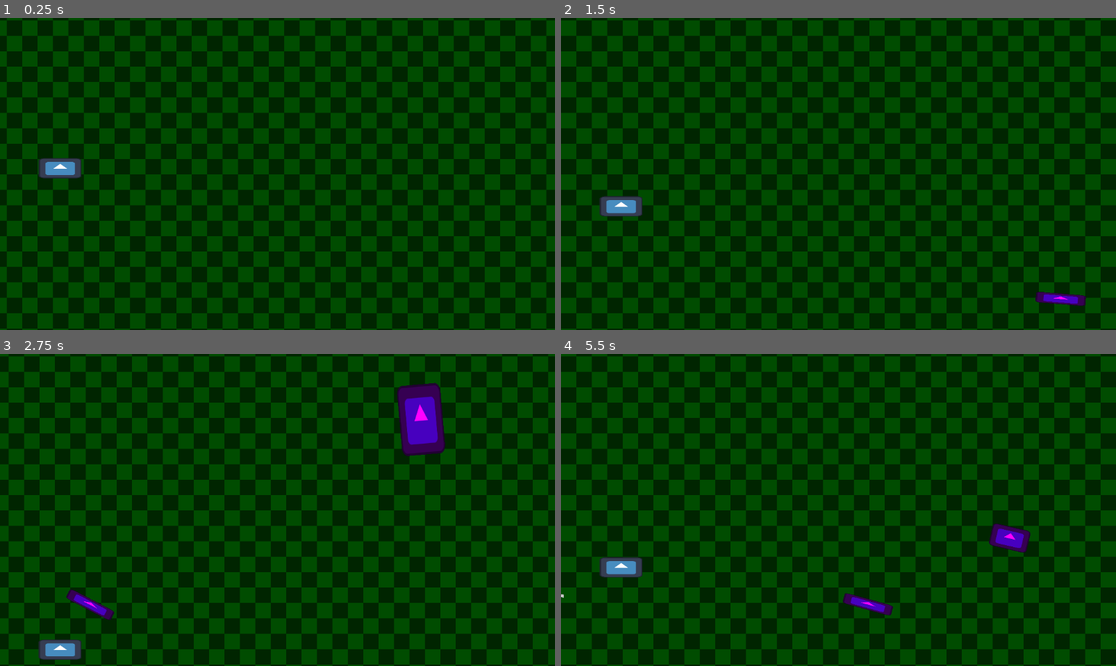
Above: before the commit, frames 1-4 (two rows, left to right).
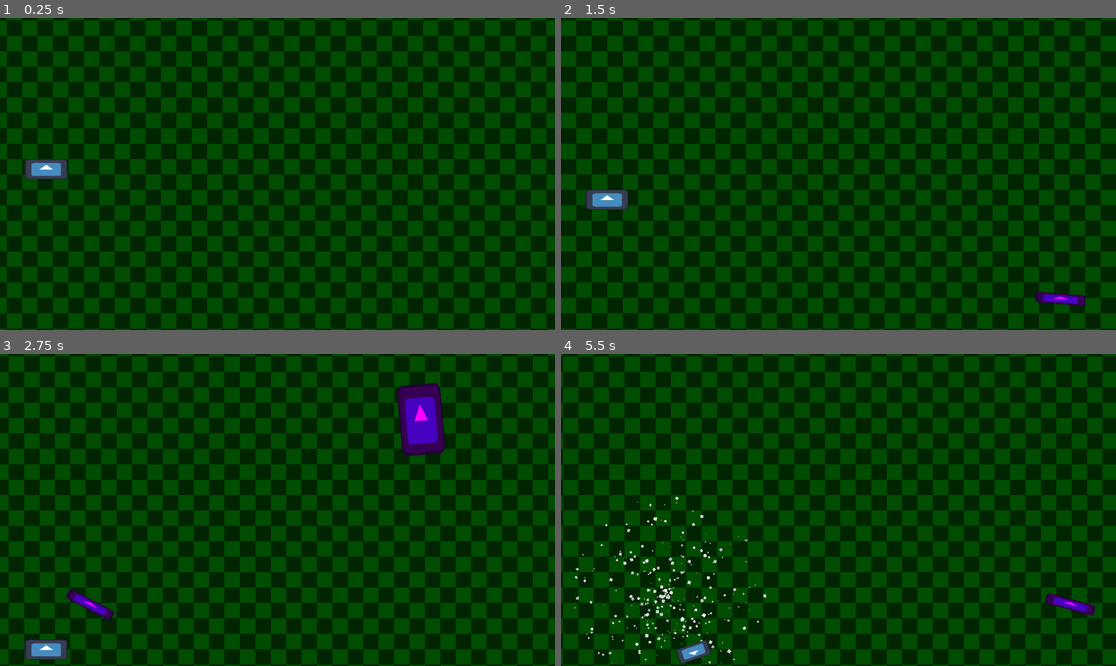
Above: after the commit, the same moments.

Repository: UHSGDC/alfred-the-dipping-bird
Game: Godot game, scene res://scenes/midwest/midwest_minigame.tscn
Same seed, same stepped clock (60 frames per second), same inputs: the game is played once before the commit and once after it. This scene is started directly instead of the project's main scene. The engine's default icon, where the game draws it, is replaced by a stand-in: a white triangle on a blue panel in a dark square.
Inputs:
- Up to frame 1 (0.25 s): no input
- Up to frame 2 (1.5 s): tap Enter (minigame_tester_reinstance) at 0.5 s; hold D (right) 0.53-1.28 s; tap Space (interact) at 0.6 s; hold S (down) from 1.28 s (still down); tap Backspace (minigame_tester_end) at 1.35 s
- Up to frame 3 (2.75 s): release S (down) at 2.03 s; hold D (right) from 2.03 s (still down); hold Enter (minigame_tester_reinstance) from 2.03 s (still down)
- Up to frame 4 (5.5 s): release D (right) at 2.78 s; release Enter (minigame_tester_reinstance) at 2.78 s; hold W (up) 2.78-3.53 s; tap Space (interact) at 2.85, 5.1 s; hold Backspace (minigame_tester_end) 3.53-4.28 s; hold A (left) 3.53-5.03 s; tap Enter (minigame_tester_reinstance) at 4.35 s; hold S (down) from 5.03 s (still down)

The runs differ from the first frame. In frame 1, 0.5% of the frame differs, in the area x 4-15%, y 44-52%; in frame 2, 0.7%; in frame 3, 0.5%; in frame 4, 85%, in the area x 0-100%, y 0-100%.

Commit message:
prep for playtest
- separated print debug from debug mode
- adjusted level
- lowered speed
- increased tornado death distance

Diff:
--- a/scenes/midwest/midwest_minigame.tscn
+++ b/scenes/midwest/midwest_minigame.tscn
@@ -96,12 +96,13 @@
 script = ExtResource("1_6cg3t")
 
 [node name="Player" type="Area2D" parent="." node_paths=PackedStringArray("top_left_bound", "bot_right_bound", "camera")]
-position = Vector2(-300, 312)
+position = Vector2(-314, 314)
 collision_layer = 0
 script = ExtResource("2_8757x")
 top_left_bound = NodePath("../PlayerCamera/LeftPlayerBound")
 bot_right_bound = NodePath("../PlayerCamera/RightPlayerBound")
 camera = NodePath("../PlayerCamera")
+print_debug_messages = true
 
 [node name="Sprite2D" type="Sprite2D" parent="Player"]
 position = Vector2(-2.86102e-06, -1.43051e-06)
@@ -199,7 +200,7 @@
 angular_velocity = -0.349066
 
 [node name="Animal6" parent="Obstacles" instance=ExtResource("4_qgnbj")]
-position = Vector2(7120, 319)
+position = Vector2(7213, 302)
 linear_velocity = Vector2(-80, -30)
 angular_velocity = -0.872665
 
@@ -298,7 +299,7 @@
 angular_velocity = -0.174533
 
 [node name="BarnBit8" parent="Obstacles" instance=ExtResource("6_7utqy")]
-position = Vector2(6847, 249)
+position = Vector2(6940, 232)
 linear_velocity = Vector2(-20, 10)
 angular_velocity = -0.174533
 
@@ -406,10 +407,10 @@
 position = Vector2(151, 324)
 
 [node name="LeftPlayerBound" type="Marker2D" parent="PlayerCamera"]
-position = Vector2(-520, -290)
+position = Vector2(-480, -290)
 
 [node name="RightPlayerBound" type="Marker2D" parent="PlayerCamera"]
-position = Vector2(520, 290)
+position = Vector2(-480, 290)
 
 [connection signal="area_entered" from="Player" to="Player" method="_on_area_entered"]
 [connection signal="body_entered" from="Player" to="Player" method="_on_body_entered"]
--- a/scripts/midwest/player.gd
+++ b/scripts/midwest/player.gd
@@ -2,12 +2,12 @@
 
 signal player_killed
 
-const MAX_SPEED: Vector2 = Vector2(0, 500)
+const MAX_SPEED: Vector2 = Vector2(0, 400)
 const ACCELERATION: Vector2 = MAX_SPEED * 10
 const AUTOSCROLL_SPEED: float = 600
 const TORNADO_VELOCITY: float = 700
 const TORNADO_DEACCELERATION_MULTIPLIER: float = 5.0
-const TORNADO_DEATH_DISTANCE: float = 10.0
+const TORNADO_DEATH_DISTANCE: float = 15.0
 const MIN_SCALE: float = 0.3
 const TORNADO_BASE_ROTATION_SPEED: float = PI * 1.1
 
@@ -15,6 +15,7 @@
 @export var bot_right_bound: Marker2D
 @export var camera: Camera2D
 @export var debug_mode: bool
+@export var print_debug_messages: bool
 @export var max_lives: int = 3
 
 var debug_movement_paused: bool = false
@@ -24,7 +25,7 @@
 
 @onready var current_lives: int = max_lives :
 	set(value):
-		if debug_mode:
+		if print_debug_messages:
 			print("current_lives changed from %s to %s" % [current_lives, value])
 		current_lives = value
 		if current_lives <= 0:
@@ -116,10 +117,10 @@
 	if !body.is_in_group("obstacle"):
 		return
 	if was_just_hit: # Player can't be hurt again if they were just hit
-		if debug_mode:
+		if print_debug_messages:
 			print(name + " hit obstacle, but player was just hit, so no damage inflicted")
 		return
-	if debug_mode:
+	if print_debug_messages:
 		print(name + " hit obstacle")
 	current_lives -= 1
 	body.queue_free()
@@ -128,12 +129,11 @@
 	was_just_hit = true
 
 
-
 # Tornado
 func _on_area_entered(area: Area2D) -> void:
 	if !area.is_in_group("tornado") || tornado:
 		return
-	if debug_mode:
+	if print_debug_messages:
 		print(name + " hit tornado")
 	tornado = area
 	tornado.path_follow_speed = 0
